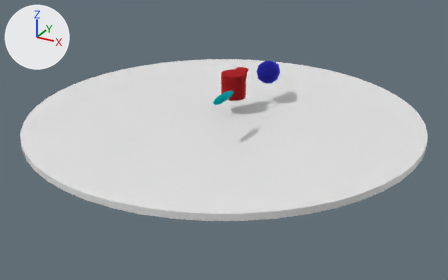
The Blender file Games/GiftOfTheSanctum/Content/Blender/World.blend as it was, and as the next commit left it.
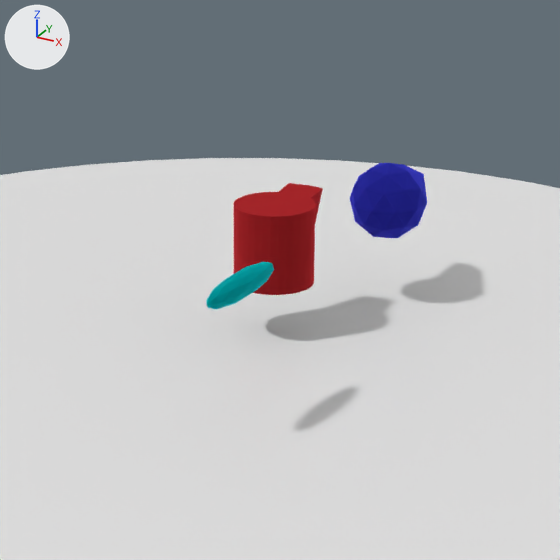
Each version appears first whole from a camera (50 mm lens) standing at (22.9, -41.7, 18.5) and looking at (0.7, -1.3, -1.7), and next in a close-up on the part from 34% to 71% of the width and 4% to 65% of the height. Every picture has the same lights, and +X, +Y and +Z are marked at upper left.

The older version as bpy lines, for what is in view:
```python
ob_cylinder = bpy.data.objects.new('Cylinder', me_cylinder)
ob_cylinder.location = (0.41, 0.87, 2.34)
ob_floorinner = bpy.data.objects.new('FloorInner', me_pcylinder1_untitled_004)
ob_floorinner.location = (0.0, 0.0, -0.25)
ob_icosphere = bpy.data.objects.new('Icosphere', me_icosphere)
ob_icosphere.location = (1.87, 4.33, 2.69)
ob_icosphere_001 = bpy.data.objects.new('Icosphere.001', me_icosphere_001)
ob_icosphere_001.location = (2.48, -4.59, 3.32)
# also in view: 'FloorRing2' at (0.0, 0.0, -0.3); 'FloorRing1' at (0.0, 0.0, -0.3); 'FloorRing4' at (0.0, 0.0, -0.3); 'FloorRing5' at (0.0, 0.0, -0.3); 'FloorRIng3' at (0.0, 0.0, -0.3)
```
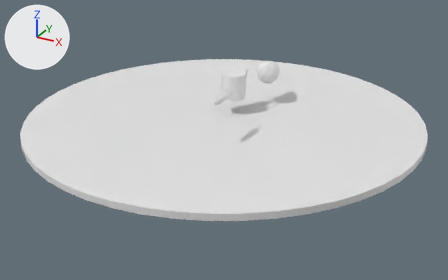
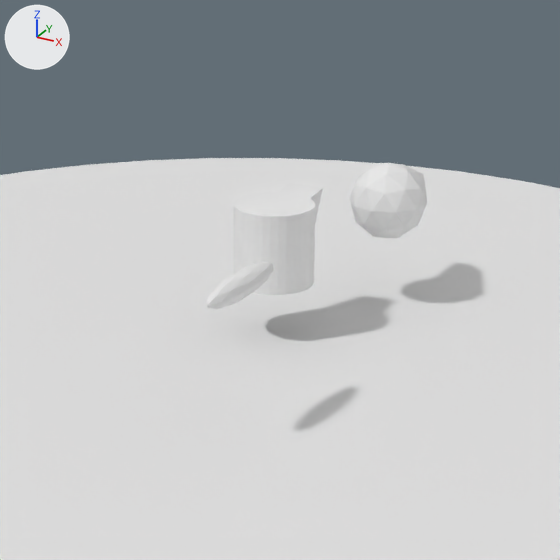
Pixel boxes [x1, y1, x2, y2] of what changed, in the close-ups (560 x 560 px):
'Cylinder', recoloured (red to white)
    both: [234, 183, 323, 295]
'Icosphere', recoloured (blue to white)
    both: [350, 163, 427, 238]
'Icosphere.001', recoloured (cyan to white)
    both: [206, 262, 274, 309]

The change, as a list of edits to the scene's bpy script:
```text
Change mat_material_004:
    remove # nodes: Group, OutputMaterial
    remove # colours: white #ffffff, blue #3f41e7, blue #bcbcff, black #000000
    nodes: BsdfDiffuse, OutputMaterial
Change mat_material_005:
    remove # nodes: Group, OutputMaterial
    remove # colours: white #ffffff, red #e7343a, blue #bcbcff, black #000000
    nodes: BsdfDiffuse, OutputMaterial
Change mat_material:
    remove # nodes: Group, OutputMaterial
    remove # colours: white #ffffff, cyan #00dfe7, blue #bcbcff, black #000000
    nodes: BsdfDiffuse, OutputMaterial
```
